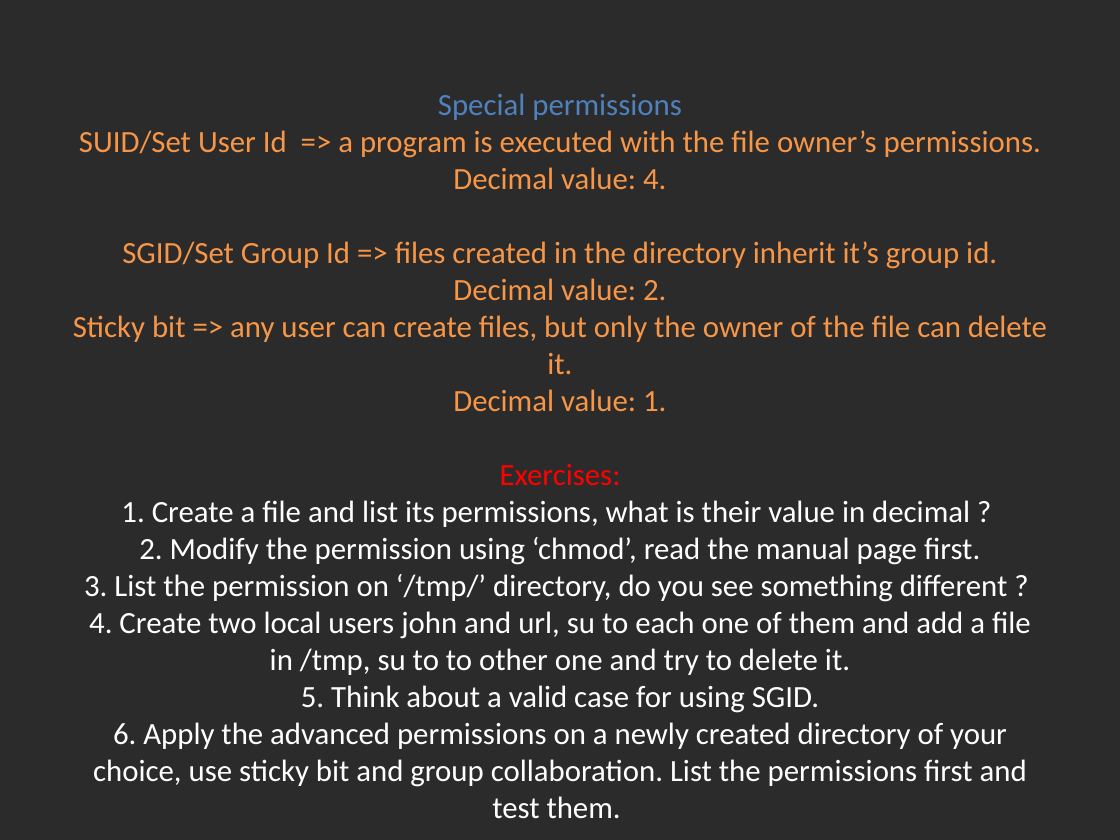
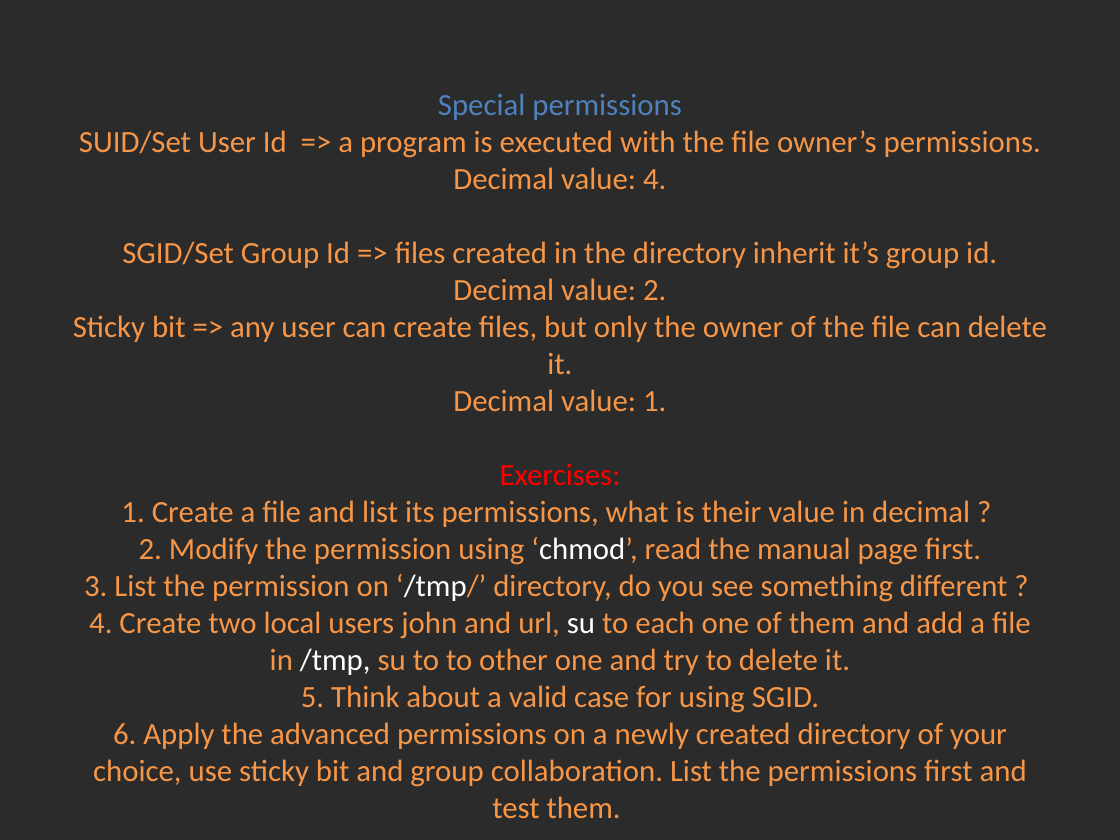
Before and after one commit to Academy-Soft-Intellect/Linux-Course, a slide deck: slide 3 of 5.Permissions/05-PermissionsAndAccessControlLists.pptx. Drawn at 1120x840 pixels with LibreOffice and Linux fonts; fonts in the diff are those of the drawing; background and template pictures are left out; a plain dark background stands for a picture behind light text. Boxes give left, top, right and bottom in pixels: in the first picture for what was removed or moved away, otherwise in the second. Text is boxed around its words. In the diff, an @@ line names an element or a change of style, - is before the commit and + after.

```diff
--- a/5.Permissions/05-PermissionsAndAccessControlLists.pptx
+++ b/5.Permissions/05-PermissionsAndAccessControlLists.pptx
@@ title "Special permissions SUID/Set User Id ..." at bbox=[73, 93, 1047, 819]: text colour #FFFFFF to #F79646 in "1. Create a file and list its ..." @@
```
Also in this commit, not shown: 3 other slides changed, 4 other files.
